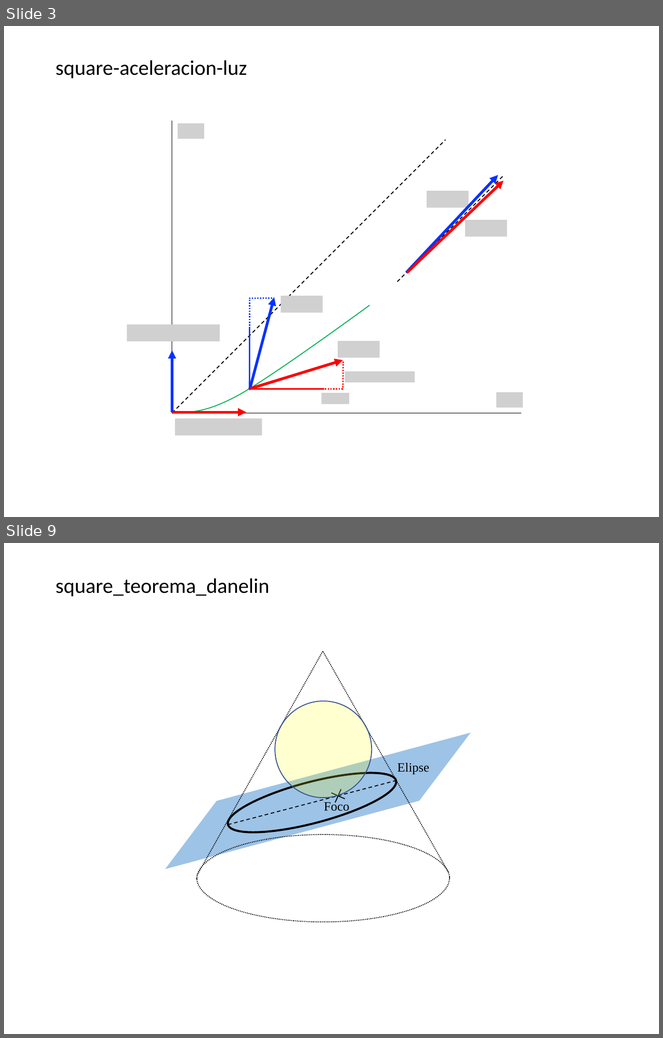
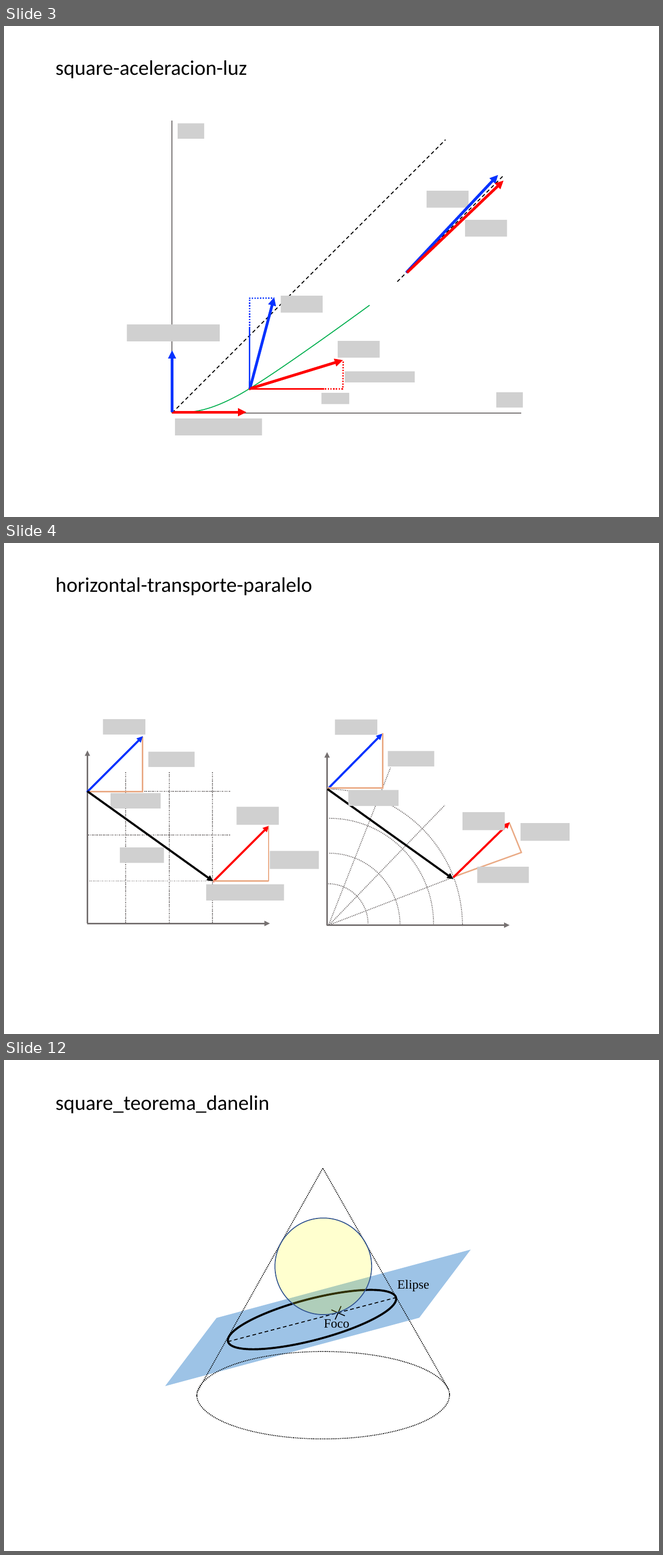
Before and after one commit to seap-udea/Relatividad-Zuluaga, a slide deck: figures/figures.pptx. Shown one above the other, each under a label of ours: slides 3 and 9 before the commit, slides 3, 4 and 12 after it; the slides between them are not shown. The pictures are 663x1038 and 663x1555 pixels, drawn with LibreOffice and Linux fonts; fonts in the diff are those of the drawing; grey boxes stand for pictures. Boxes give left, top, right and bottom in pixels: in the first picture for what was removed or moved away, otherwise in the second. Text is boxed around its words. In the diff, an @@ line names an element or a change of style, - is before the commit and + after.

```diff
--- a/figures/figures.pptx
+++ b/figures/figures.pptx
@@ slide 4 added at <box>4,543,659,1034</box>, background #FFFFFF @@
@@ title added at <box>55,577,312,596</box>, 23 pt, text #000000 @@
+horizontal-transporte-paralelo
@@ group added at <box>87,719,570,926</box>: 17 lines, 13 pictures, 10 arrows, 4 freeform shapes @@
@@ what was slide 9 is now slide 12 @@
```
Also in this commit, not shown: 3 other slides added, 1 slide removed, 31 other files.
